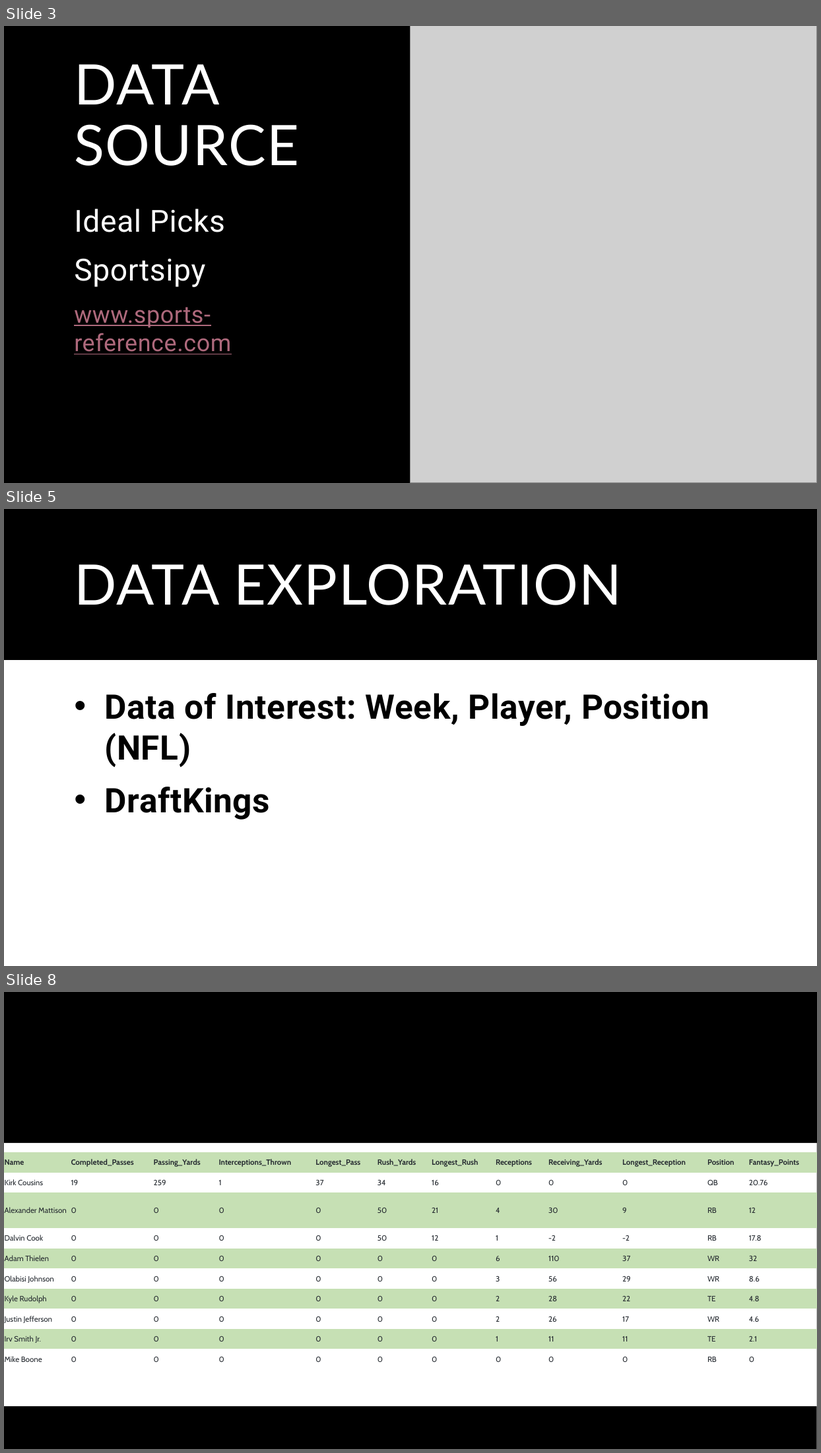
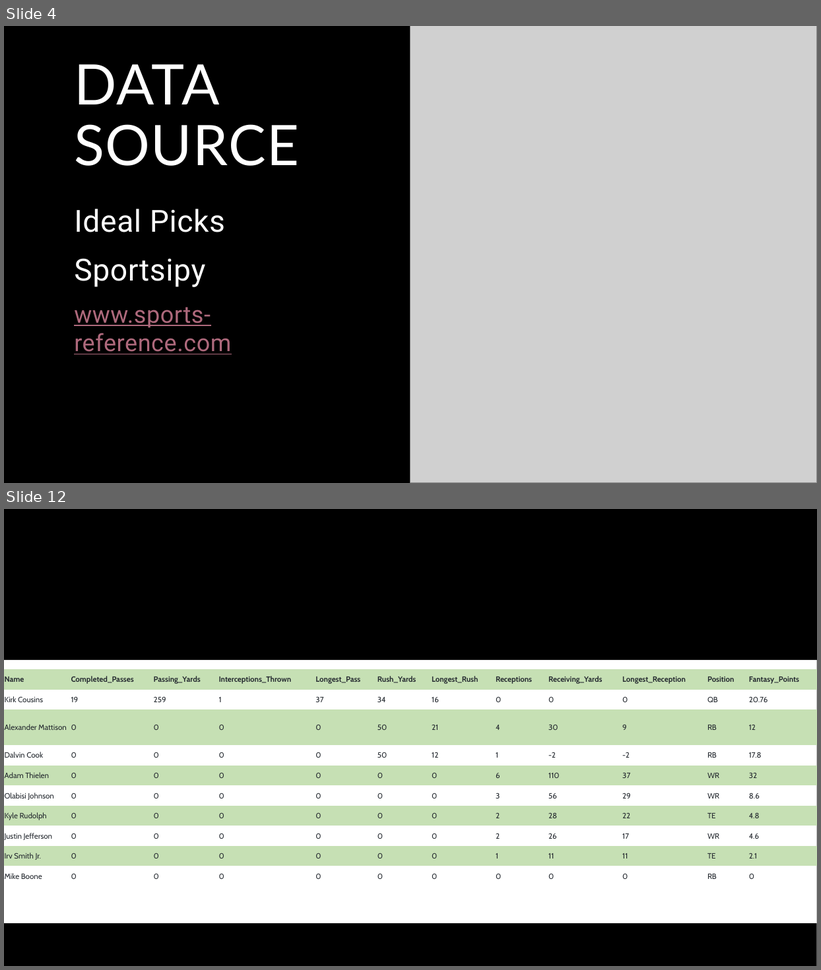
Before and after one commit to sbull32/team_cautious_waffle, a slide deck: Resources/Final.Presentation.pptx. Shown one above the other, each under a label of ours: slides 3, 5 and 8 before the commit, slides 4 and 12 after it; the slides between them are not shown. The pictures are 821x1453 and 821x970 pixels, drawn with LibreOffice and Linux fonts; fonts in the diff are those of the drawing; grey boxes stand for pictures. Boxes give left, top, right and bottom in pixels: in the first picture for what was removed or moved away, otherwise in the second. Text is boxed around its words. In the diff, an @@ line names an element or a change of style, - is before the commit and + after.

```diff
--- a/Resources/Final.Presentation.pptx
+++ b/Resources/Final.Presentation.pptx
@@ slide 5 removed at box(4, 509, 817, 966), background #FFFFFF; not listed: 1 template element that a slide beside it also shows @@
@@ title removed at box(74, 564, 622, 605) @@
-DATA EXPLORATION
@@ text removed at box(104, 693, 710, 820) @@
-• Data of Interest: Week, Player, Position (NFL)
-• DraftKings
@@ what was slide 3 is now slide 4 @@
@@ what was slide 8 is now slide 12 @@
```
Also in this commit, not shown: 1 slide changed, 14 slides added, 6 other slides removed.
